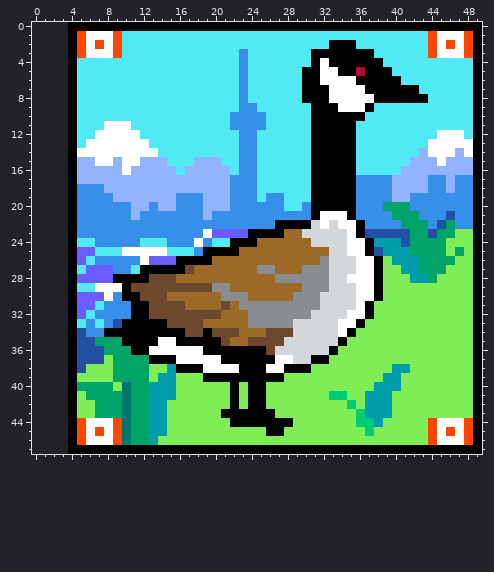
Two states of a pixel-art sprite, pictures/goose2.png. Above, as it was before the edit.
The file is 46x48 pixels. The old version is drawn lined up with the new one, on the new canvas.
The result:
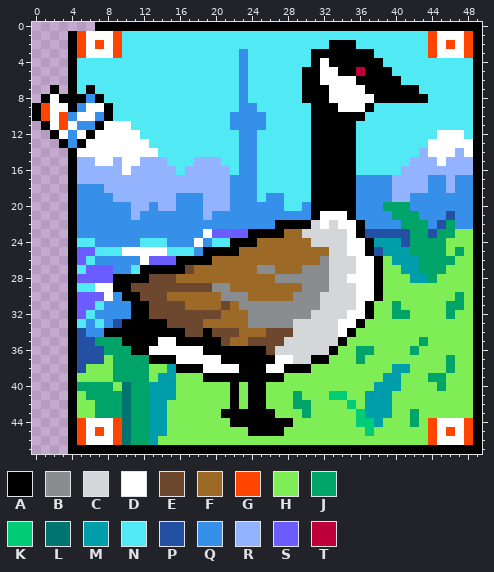
Palette (. is transparent): A #000000  B #898d90  C #d4d7d9  D #ffffff  E #6d482f  F #9c6926  G #ff4500  H #7eed56  J #00a368  K #00cc78  L #00756f  M #009eaa  N #51e9f4  P #2450a4  Q #3690ea  R #94b3ff  S #6a5cff  T #be0039
What changed:
canvas 46x48 -> 50x48, the old top-left corner now at 4,0
@@ x 2..8 @@
- 0 ..AAAAA
+ 0 .....AA
  1 ..AGDDD
@@ x 0..10 @@
  6 ....ANNNNNN
- 7 ....ANNNNNN
- 8 ....ANNNNNN
- 9 ....ANNNNNN
-10 ....ANNNNNN
-11 ....ANNNDDD
-12 ....ANNDDDD
-13 ....ANDDDDD
+ 7 ..A.ANANNNN
+ 8 .ADAAAQANNN
+ 9 AGDDAQDDANN
+10 AGDGQDDQANN
+11 .ADGDQQADDD
+12 ..ADQDADDDD
+13 ...AQADDDDD
 14 ....ADDDDDD
@@ x 0..49 @@
 28 ....ASSSSAAAAEEEFFFFFFFFFFFBBBBBBCCDDDAHHHMMJHHHHA
-29 ....ANNDDDAEEEEEEEEEBBFFFFFFFFBBBCCCDDAHHHHHHHHHHA
-30 ....ASSSDQAAEEEFFFFFFBBBFFFFFBBBCCCCDDAHHHHHHHHHHA
-31 ....ASSNQQQAAEEEEFFFFEFBBBBBBBBBCCCCDAHHHHHHHHHHHA
-32 ....ASNQQQQAAEEEEEEEEFFFBBBBBBBCCCCDDAHHHHHHHHHHHA
+29 ....ANNDDAAEEEEEEEEEBBFFFFFFFFBBBCCCDDAHHHHHHHHHHA
+30 ....ASSSDQAAEEEFFFFFFBBBFFFFFBBBCCCCDDAHHHHHHHHJHA
+31 ....ASSNQQQAAEEEEFFFFEFBBBBBBBBBCCCCDAHHJHHHHHJJHA
+32 ....ASNQQQQAAEEEEEEEEFFFBBBBBBBCCCCDDAHHJJHHHHJHHA
 33 ....ANQNQPAAAAAEEEEFFFFFBBBBBCCCCCDDAHHHHHHHHHHHHA
 34 ....APQQAAAAAAAAAEEAEEEFFFEEECCCCCDAHHHHHHHHHHHHHA
-35 ....APPJJJAAAADDAAAAAEFFEEEECCCCCCAHHHHHHHHHHHHHHA
-36 ....APPPJJJAADDDDDDAAAAAAAECCCCCCAHHHHHHHHHHHHHHHA
-37 ....APPPHJJJJAAADDDDDAAAAAADDCCAAHHHHHHHHHHHHHHHHA
-38 ....APHHHJJJJHHMAAADDDDAAADDAAAHHHHHHHHHMMHHHHHHHA
-39 ....AHHHHJJJJHMMHHHAAAAAAAAAHHHHHHHHHHHMMHHHHHHHHA
-40 ....AJJJJHLJJMMMHHHHHHAHAAHHHHHHHHHHHHMMMHHHHHHHHA
-41 ....AHJJJJLJJMMMHHHHHHAHAAHHHHHHHKKHHMMMHHHHHHHHHA
-42 ....AHHJJJLJJMMHHHHHHHAHAAHHHHHHHHHKHMMMHHHHHHHHHA
-43 ....AHHJJJLJJMMHHHHHHAAAAAAHHHHHHHHHKMMMHHHHHHHHHA
-44 ....AGDDDGLJJMMHHHHHHHAAAAAAAHHHHHHHKKMHHHHHGDDDGA
-45 ....AGDGDGLJJMMHHHHHHHHHHHAAHHHHHHHHHKHHHHHHGDGDGA
+35 ....APPJJJAAAADDAAAAAEFFEEEECCCCCCAHHHHHHHHJHHHHHA
+36 ....APPPJJJAADDDDDDAAAAAAAECCCCCCAHHJJHHHHJHHHHHHA
+37 ....APPPHJJJJAAADDDDDAAAAAADDCCAAHHHJHHHHHHHHHJHHA
+38 ....APHHHJJJJHHMAAADDDDAAADDAAAHHHHHHHHHMMHHHHJHHA
+39 ....AHHHHJJJJHMMHHHAAAAAAAAAHHHHHHHHHHHMMHHHJJHHHA
+40 ....AJJJJHLJJMMMHHHHHHAHAAHHHHHHHHHHHHMMMHHHHJHHHA
+41 ....AHJJJJLJJMMMHHHHHHAHAAHHHJHHHKKHHMMMHHHHHHHHHA
+42 ....AHHJJJLJJMMHHHHHHHAHAAHHHJJHHHHKHMMMHHHHHHHHHA
+43 ....AHHJJJLJJMMHHHHHHAAAAAAHHHJHHHHHKMMMHHJHHHHHHA
+44 ....AGDDDGLJJMMHHHHHHHAAAAAAAHHHHHHHKKMHHHJHGDDDGA
+45 ....AGDGDGLJJMMHHHHHHHHHAAAAHHHHHHHHHKHHHHHHGDGDGA
 46 ....AGDDDGLJJMHHHHHHHHHHHHHHHHHHHHHHHHHHHHHHGDDDGA
